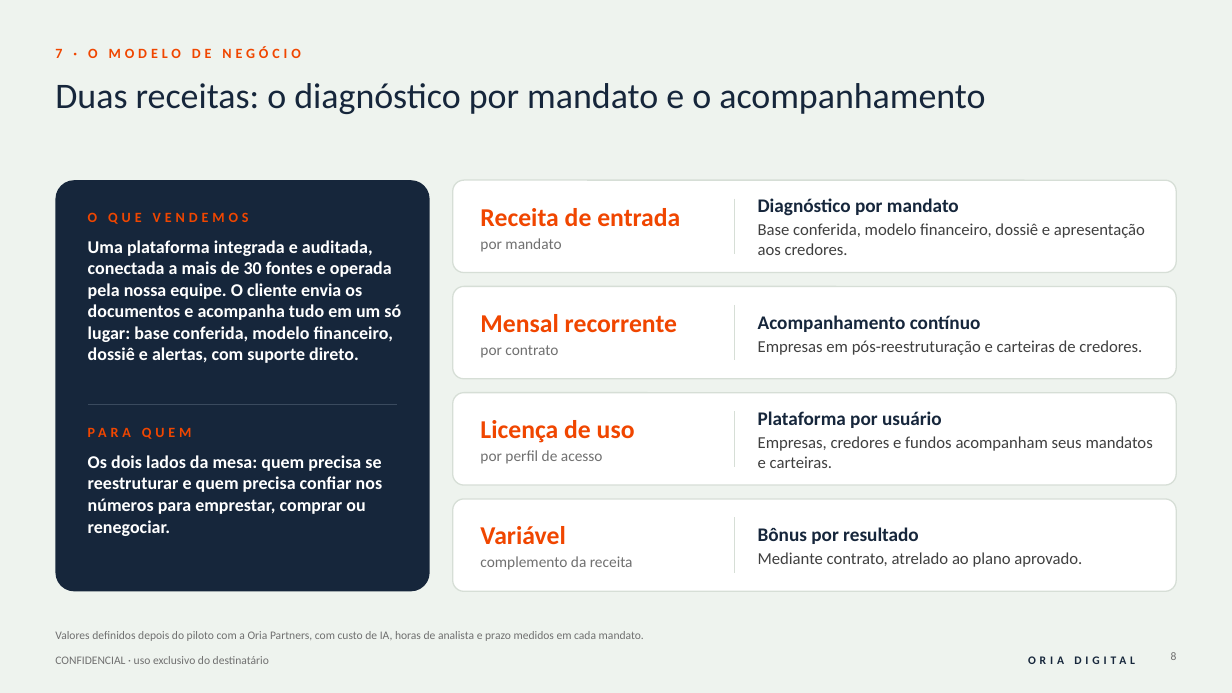
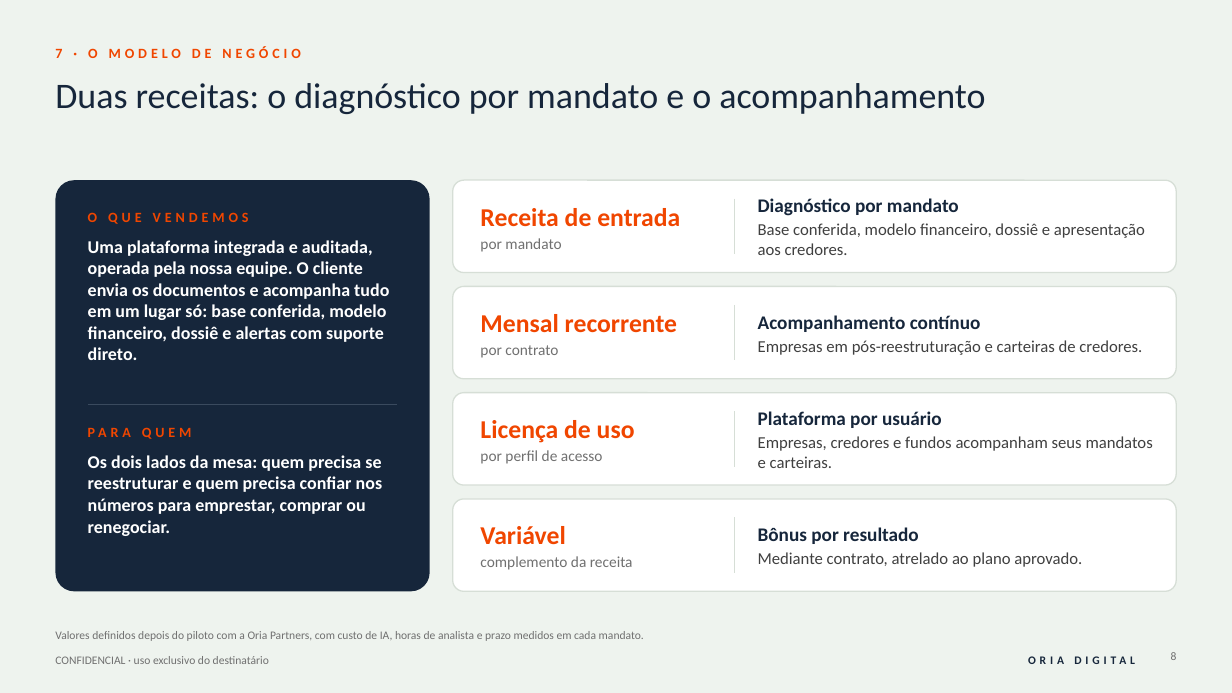
Before and after one commit to rodrigovaroto-wq/Oria-Digital, a slide deck: slide 8 of Business Plan/_trabalho_fase3/Business_Plan_Oria_Digital_v2_rascunho.pptx. Drawn at 1232x693 pixels with LibreOffice and Linux fonts; fonts in the diff are those of the drawing. Boxes give left, top, right and bottom in pixels: in the first picture for what was removed or moved away, otherwise in the second. Text is boxed around its words. In the diff, an @@ line names an element or a change of style, - is before the commit and + after.

```diff
--- a/Business Plan/_trabalho_fase3/Business_Plan_Oria_Digital_v2_rascunho.pptx
+++ b/Business Plan/_trabalho_fase3/Business_Plan_Oria_Digital_v2_rascunho.pptx
@@ text at [88, 240, 389, 360]: text changed @@
-Uma plataforma integrada e auditada, conectada a mais de 30 fontes e operada pela nossa equipe. O cliente envia os documentos e acompanha tudo em um só lugar: base conferida, modelo financeiro, dossiê e alertas, com suporte direto.
+Uma plataforma integrada e auditada, operada pela nossa equipe. O cliente envia os documentos e acompanha tudo em um lugar só: base conferida, modelo financeiro, dossiê e alertas com suporte direto.
```
Also in this commit, not shown: 1 other slide changed, 1 slide added, 5 other files.
